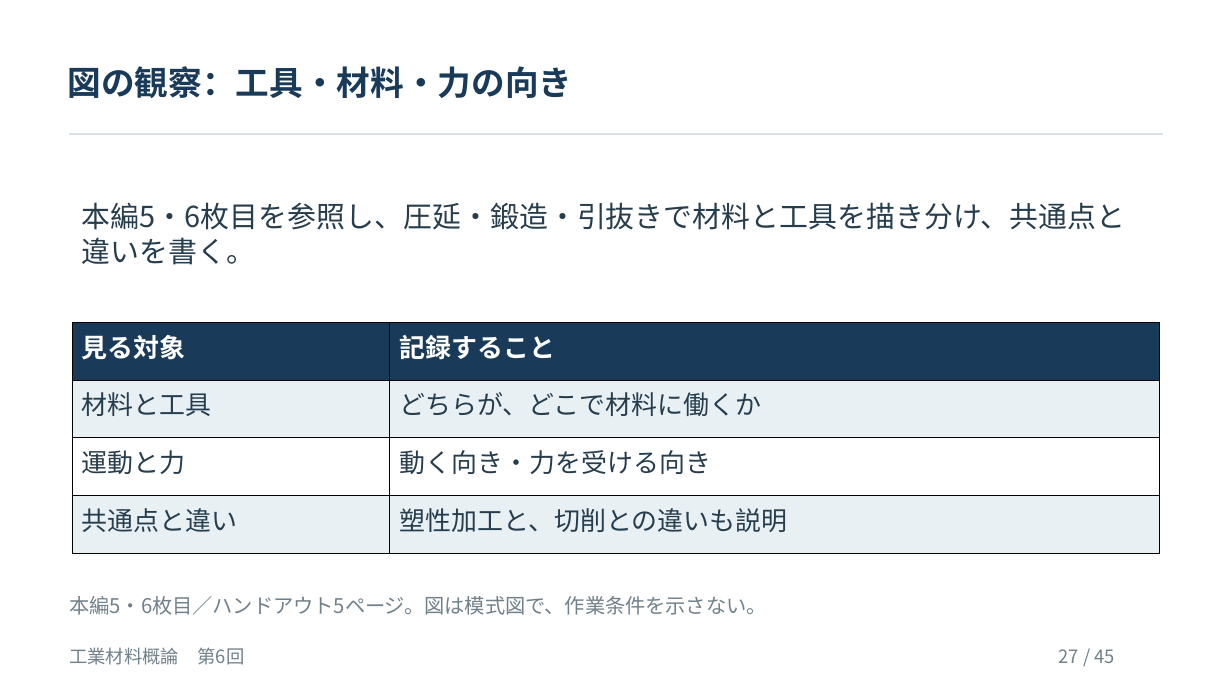
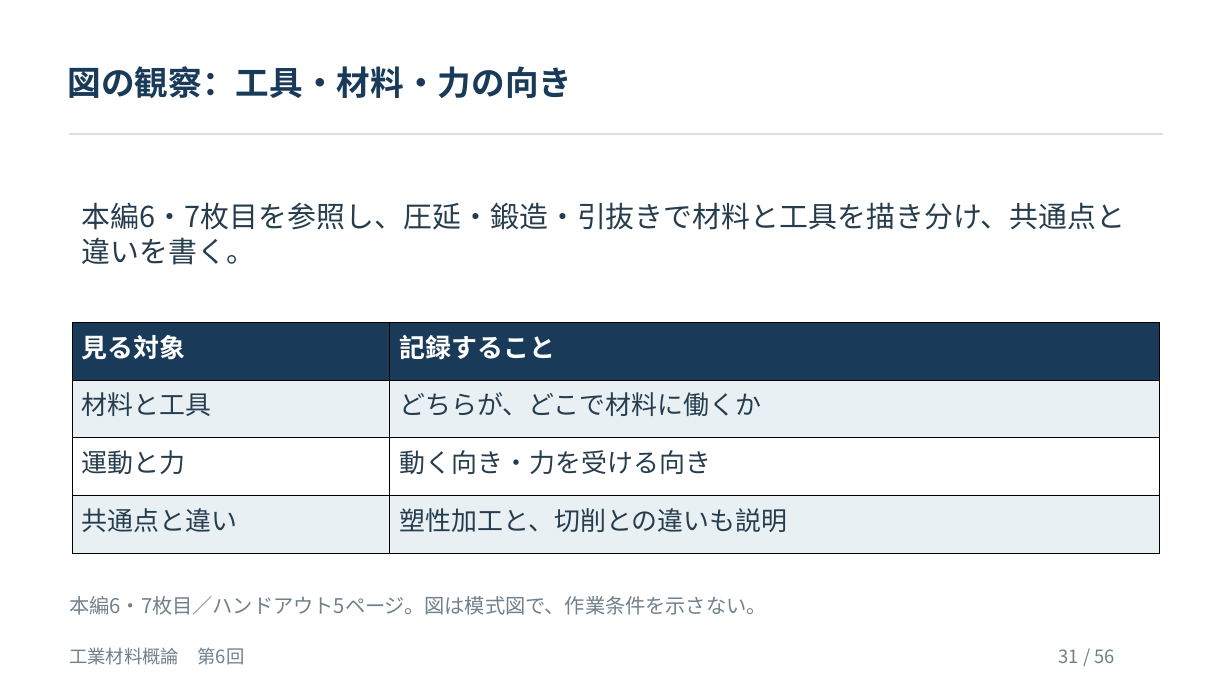
Before and after one commit to zooc-14calbp/industrial-materials-course, a slide deck: slide 31 of 学生用/第06回/06_授業スライド.pptx (slide 27 before the commit). Drawn at 1232x693 pixels with LibreOffice and Linux fonts; fonts in the diff are those of the drawing. Boxes give left, top, right and bottom in pixels: in the first picture for what was removed or moved away, otherwise in the second. Text is boxed around its words. In the diff, an @@ line names an element or a change of style, - is before the commit and + after.

```diff
--- a/学生用/第06回/06_授業スライド.pptx
+++ b/学生用/第06回/06_授業スライド.pptx
@@ text at [82,202,1126,265]: text changed @@
-本編5・6枚目を参照し、圧延・鍛造・引抜きで材料と工具を描き分け、共通点と違いを書く。
+本編6・7枚目を参照し、圧延・鍛造・引抜きで材料と工具を描き分け、共通点と違いを書く。
@@ text at [69,596,766,615]: text changed @@
-本編5・6枚目／ハンドアウト5ページ。図は模式図で、作業条件を示さない。
+本編6・7枚目／ハンドアウト5ページ。図は模式図で、作業条件を示さない。
@@ text at [1059,649,1114,663]: text changed @@
-27 / 45
+31 / 56
```
Also in this commit, not shown: 50 other slides changed, 5 slides added, 9 other files.
